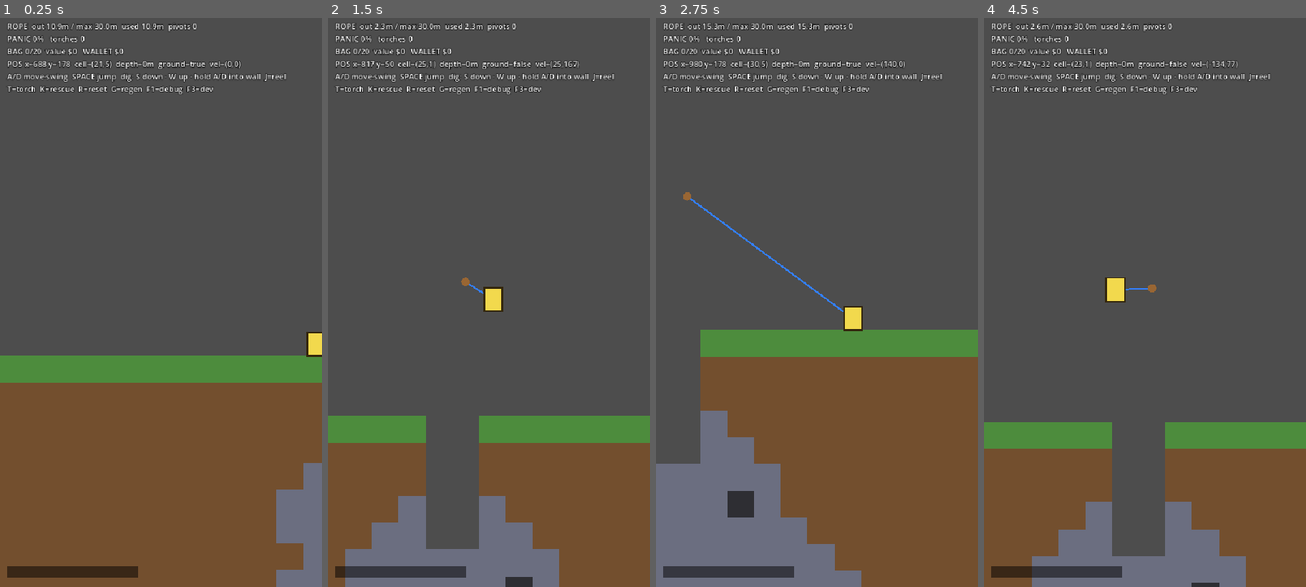
Above: before the commit, frames 1-4 (left to right).
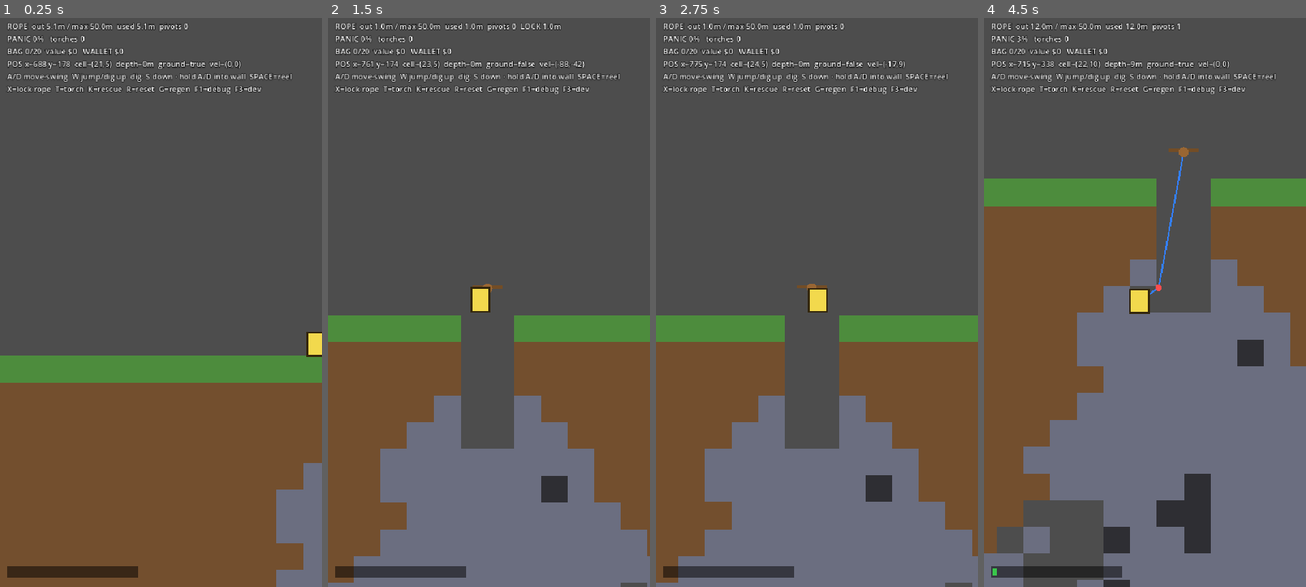
Above: after the commit, the same moments.

Repository: JoaoDobrowolski/inner-miner
Game: Godot game, scene res://scenes/Main.tscn
Same seed, same stepped clock (60 frames per second), same inputs: the game is played once before the commit and once after it.
Inputs (mouse positions are in pixels of both pictures, inside the frame that each line leads up to):
- Up to frame 1 (0.25 s): no input
- Up to frame 2 (1.5 s): tap Enter at 0.5 s; move the mouse to (559, 274) at 0.52 s; hold D 0.53-1.25 s; hold J 0.53-1.25 s; tap X at 0.6 s; click (559, 274) at 0.67 s; tap Space at 0.77, 1.07 s; drag from (424, 330) to (472, 416) at 1.27 s
- Up to frame 3 (2.75 s): move the mouse to (849, 171) at 2.02 s; hold D from 2.03 s (still down); hold Space from 2.03 s (still down); tap X at 2.3 s
- Up to frame 4 (4.5 s): release D at 2.75 s; release Space at 2.75 s; drag from (1128, 416) to (1048, 217) at 2.77 s; move the mouse to (1241, 387) at 3.52 s; hold A 3.53-4.25 s; hold J 3.53-4.25 s; tap Space at 3.77, 3.8, 4.07 s; drag from (1048, 217) to (1096, 154) at 4.27 s

The runs differ from the first frame. In frame 1, 1.4% of the frame differs, in the area x 2-91%, y 0-14%; in frame 2, 35%; in frame 3, 30%; in frame 4, 65%, in the area x 0-100%, y 0-100%.

Commit message:
feat: Introduce ore hardness multipliers and refine mining mechanics for depth scaling

Diff:
--- a/scripts/grid_world.gd
+++ b/scripts/grid_world.gd
@@ -98,6 +98,25 @@
 
 static func is_ore_cell(v: int) -> bool:
     return v == Cell.COAL or v == Cell.COPPER or v == Cell.IRON or v == Cell.CRYSTAL
+
+
+# Per-ore hardness multiplier. Kept modest on purpose: depth is the main driver,
+# ore type just adds a small extra cost so richer ore is worth a bit more time.
+const MINE_HARDNESS := {
+    Cell.STONE: 1.0,
+    Cell.COAL: 1.1,
+    Cell.COPPER: 1.2,
+    Cell.IRON: 1.3,
+    Cell.CRYSTAL: 1.45,
+}
+
+# Seconds to break the block at (cx,cy), given the dev base time. Depth ramps the
+# cost gently (2x around 250m, 3x around 500m); ore type applies the small mult.
+func mine_time(cx: int, cy: int, base: float) -> float:
+    var mult: float = MINE_HARDNESS.get(get_cell(cx, cy), 1.0)
+    var depth_m: float = maxf(0.0, (cy - GROUND) * 2.0)
+    var depth_mult := 1.0 + depth_m / 250.0
+    return base * mult * depth_mult
 
 
 # Mine a cell. Returns the cell type that was removed, or -1 if nothing diggable.
--- a/scripts/main.gd
+++ b/scripts/main.gd
@@ -3,7 +3,7 @@
 # Wires the prototype together: world, player, rope, camera, input and HUD.
 
 const PPM := 16.0                   # pixels per meter (cell 32px = 2m), for display only
-const MAX_ROPE_METERS := 30.0
+const MAX_ROPE_METERS := 50.0
 const DEFAULT_ZOOM := 1.4
 const DEFAULT_BAG := 20
 
@@ -59,8 +59,9 @@
 var _prev_piv: Array = []        # previous frame's pivot positions (add/remove diff)
 
 # digging: hold a direction into a solid; it breaks after break_time seconds
-var break_time := 0.5
+var break_time := 0.5              # dev base time; actual time scales by depth + ore (see GridWorld.mine_time)
 var _dig_timer := 0.0
+var _dig_need := 0.0               # seconds needed to break the current target (cached on retarget)
 var _dig_target := Vector2i(-2, -2)
 
 var _spawn := Vector2.ZERO
@@ -74,7 +75,9 @@
     add_child(world)
 
     var sx := int(GridWorld.W / 2)
-    _anchor_pos = Vector2((sx + 0.5) * GridWorld.CELL, 1.0 * GridWorld.CELL)
+    # Winch (future: old man at a windlass) sits at the pit mouth, on the surface,
+    # centered over the 2-wide entry hole -- not floating up in the sky.
+    _anchor_pos = Vector2(sx * GridWorld.CELL, (GridWorld.GROUND - 1) * GridWorld.CELL)
     rope = _make_rope(MAX_ROPE_METERS * PPM)
     panic = PanicSystem.new()
     backpack = Backpack.new()
@@ -197,11 +200,6 @@
     var set_aj: Callable = func(v): player.max_air_jumps = int(v)
     dev_menu.add_slider("Air jumps", 0.0, 5.0, 1.0, get_aj, set_aj)
 
-    # reel hop: 1 mid-air hop while reeling (J), refreshed on a new wall contact
-    var get_rh: Callable = func(): return player.reel_hop_enabled
-    var set_rh: Callable = func(v): player.reel_hop_enabled = v
-    dev_menu.add_toggle("Reel hop", get_rh, set_rh)
-
     var get_hj: Callable = func(): return player.high_jump_enabled
     var set_hj: Callable = func(v): player.high_jump_enabled = v
     dev_menu.add_toggle("High jump 2x", get_hj, set_hj)
@@ -211,24 +209,14 @@
     var set_be: Callable = func(v): block_edit = v
     dev_menu.add_toggle("Block edit LMB/RMB", get_be, set_be)
 
-    # rope penetration probe: logs px depth of any real rope-vs-block crossing
-    var get_pen: Callable = func(): return rope_pen_probe
-    var set_pen: Callable = func(v): rope_pen_probe = v; _pen_armed = true
-    dev_menu.add_toggle("Rope pen probe (log)", get_pen, set_pen)
-
     # pivot linger: ghost released pivots + log pivot add/remove with corner dir
     var get_lg: Callable = func(): return pivot_linger
     var set_lg: Callable = func(v): pivot_linger = v; rope.debug_log = v; _ghosts.clear(); _prev_piv.clear()
     dev_menu.add_toggle("Pivot linger (dbg)", get_lg, set_lg)
 
-    # rope backend A/B: taut polyline vs Verlet chain
-    var get_vl: Callable = func(): return use_verlet
-    var set_vl: Callable = func(v): _set_verlet(v)
-    dev_menu.add_toggle("Verlet rope (A/B)", get_vl, set_vl)
-
     var get_bt: Callable = func(): return break_time
     var set_bt: Callable = func(v): break_time = v
-    dev_menu.add_slider("Break time s", 0.0, 2.0, 0.1, get_bt, set_bt)
+    dev_menu.add_slider("Dig base s", 0.0, 2.0, 0.1, get_bt, set_bt)
 
     dev_menu.add_button_row("Reset to defaults", _dev_reset_defaults, "GOD MODE", _dev_god_mode)
 
@@ -269,7 +257,7 @@
     break_time = 0.5
     player.max_air_jumps = 0
     player.high_jump_enabled = false
-    player.reel_hop_enabled = false
+    player.reel_hop_enabled = true          # reel hop is a base mechanic now
     dev_menu.refresh()
 
 
@@ -290,7 +278,7 @@
 
 
 func _physics_process(delta: float) -> void:
-    rope.reeling = Input.is_physical_key_pressed(KEY_J) and not panicking
+    rope.reeling = Input.is_physical_key_pressed(KEY_SPACE) and not panicking
     if panicking:
         if rope.rewind_step(player, delta):
             _end_panic()
@@ -335,6 +323,8 @@
                 dev_menu.toggle()
             KEY_K:
                 _start_panic()
+            KEY_X:
+                rope.toggle_lock(player)        # lock/unlock rope at current let-out
             KEY_T:
                 _place_torch()
             KEY_G:
@@ -383,8 +373,9 @@
     if target != _dig_target:
         _dig_target = target
         _dig_timer = 0.0
+        _dig_need = world.mine_time(target.x, target.y, break_time)
     _dig_timer += delta
-    if _dig_timer >= break_time:
+    if _dig_timer >= _dig_need:
         # Ore in a full backpack stays in the wall instead of being wasted.
         var tc := world.get_cell(target.x, target.y)
         if GridWorld.is_ore_cell(tc) and backpack.is_full():
@@ -435,14 +426,16 @@
     panicking = true
     player.rewinding = true
     player.velocity = Vector2.ZERO
-    rope.start_rewind()
+    # Smooth exit instead of a teleport: climb the rope to the winch at the pit
+    # mouth, then slide along the surface to the spawn spot beside the shaft.
+    rope.start_rewind([_spawn])
 
 
 func _end_panic() -> void:
     panicking = false
     emergency = false
     player.rewinding = false
-    player.position = _spawn                 # land on solid ground, not over the open shaft
+    player.position = _spawn                 # safety: rewind already ends here (smooth exit)
     player.velocity = Vector2.ZERO
     panic.value = 0.0
     rope.pivots.clear()
@@ -473,8 +466,9 @@
 func _update_hud() -> void:
     var used_m: float = rope.used_length(player.position) / PPM
     var status := ("[ EMERGENCY RESCUE ]" if emergency else ("[ RESCUE ]" if panicking else ""))
-    hud.text = "ROPE  out %.1fm / max %.1fm  used %.1fm  pivots %d\n" % [
-        rope.rope_out / PPM, rope.max_length / PPM, used_m, rope.pivots.size()]
+    var lock_str := "  LOCK %.1fm" % (rope.lock_length / PPM) if rope.locked else ""
+    hud.text = "ROPE  out %.1fm / max %.1fm  used %.1fm  pivots %d%s\n" % [
+        rope.rope_out / PPM, rope.max_length / PPM, used_m, rope.pivots.size(), lock_str]
     hud.text += "PANIC %d%%   torches %d   %s\n" % [int(panic.value), torches.size(), status]
     var bag_warn := "  [FULL]" if backpack.is_full() else ""
     hud.text += "BAG %d/%d  value $%d%s   WALLET $%d\n" % [backpack.count(), backpack.capacity, backpack.value(), bag_warn, wallet]
@@ -485,10 +479,13 @@
     hud.text += "POS x=%.0f y=%.0f  cell=(%d,%d)  depth=%.0fm  ground=%s  vel=(%.0f,%.0f)\n" % [
         player.position.x, player.position.y, pc.x, pc.y, depth_m,
         str(player.on_ground), player.velocity.x, player.velocity.y]
-    hud.text += "A/D move·swing  SPACE jump  dig: S down · W up · hold A/D into wall  J=reel  T=torch  K=rescue  R=reset  G=regen  F1=debug  F3=dev"
+    hud.text += "A/D move·swing  W jump/dig up  dig: S down · hold A/D into wall  SPACE=reel  X=lock rope  T=torch  K=rescue  R=reset  G=regen  F1=debug  F3=dev"
 
     var f := clampf(panic.value / 100.0, 0.0, 1.0)
-    panic_overlay.color.a = f * 0.45
+    # Screen distortion (red vignette) only kicks in past the halfway mark; the
+    # bottom-left bar still shows the true 0-100% value.
+    var vis := clampf((f - 0.5) / 0.5, 0.0, 1.0)
+    panic_overlay.color.a = vis * 0.45
     panic_fill.offset_right = panic_fill.offset_left + 216.0 * f
     panic_fill.color = Color(0.2, 0.8, 0.3).lerp(Color(0.9, 0.1, 0.1), f)
 
@@ -664,7 +661,10 @@
     for i in range(pts.size() - 1):
         draw_line(pts[i], pts[i + 1], Color(0.20, 0.50, 1.0), 2.0)
 
-    draw_circle(rope.anchor, 5.0, Color(0.60, 0.40, 0.20))   # winch
+    # winch at the pit mouth: a support bar across the hole + the drum (placeholder
+    # for the old man at a windlass)
+    draw_line(rope.anchor + Vector2(-18, -2), rope.anchor + Vector2(18, -2), Color(0.45, 0.30, 0.15), 4.0)
+    draw_circle(rope.anchor, 6.0, Color(0.60, 0.40, 0.20))   # winch drum
     if not use_verlet:
         for p in rope.pivots:
             draw_circle(p["pos"], 4.0, Color(1.0, 0.30, 0.30))   # wrap corners
@@ -680,10 +680,10 @@
                     HORIZONTAL_ALIGNMENT_LEFT, -1, 13, Color(0.3, 0.95, 1.0, a))
 
     # dig progress feedback on the targeted block
-    if _dig_target.x >= 0 and _dig_timer > 0.0 and break_time > 0.0:
+    if _dig_target.x >= 0 and _dig_timer > 0.0 and _dig_need > 0.0:
         var dc := GridWorld.CELL
         var r := Rect2(_dig_target.x * dc, _dig_target.y * dc, dc, dc)
-        var prog := clampf(_dig_timer / break_time, 0.0, 1.0)
+        var prog := clampf(_dig_timer / _dig_need, 0.0, 1.0)
         draw_rect(r, Color(1, 1, 1, 0.12), true)
         draw_rect(Rect2(r.position, Vector2(dc * prog, 5)), Color(1.0, 0.9, 0.3, 0.9), true)
 
--- a/scripts/player.gd
+++ b/scripts/player.gd
@@ -20,10 +20,8 @@
 # Dev-toggleable abilities (off by default; flipped from the dev menu).
 var max_air_jumps := 0              # air jumps (dev-only; 0 = base game, single ground jump)
 var high_jump_enabled := false      # ~2x jump height (height scales with v^2)
-var reel_hop_enabled := false       # dev: 1 mid-air hop while reeling, refreshed on new contact
+var reel_hop_enabled := true        # base mechanic: tap W mid-air while reeling (SPACE) to hop
 var _air_jumps_used := 0
-var _reel_hop_available := false    # the reel-hop charge (granted on a new solid contact)
-var _was_touching := false          # touched a solid last frame (for edge-triggered refresh)
 
 var world: GridWorld
 var rope                            # Rope or RopeVerlet (duck-typed: same surface)
@@ -77,17 +75,11 @@
         velocity = Vector2.ZERO
         rope.restore()
 
-    # Reel-hop charge: refresh only on a NEW solid contact (edge-triggered) so it
-    # can't be spammed while hugging a wall in a tight shaft. Spent in _try_jump.
-    var touching := _touching_solid()
-    if touching and not _was_touching:
-        _reel_hop_available = true
-    _was_touching = touching
-
 
 func _unhandled_input(event: InputEvent) -> void:
     if event is InputEventKey and event.pressed and not event.echo:
-        if event.physical_keycode == KEY_SPACE or event.physical_keycode == KEY_W:
+        # W jumps (and also digs up). SPACE is the reel key now, not a jump.
+        if event.physical_keycode == KEY_W:
             _try_jump()
 
 
@@ -103,11 +95,10 @@
         velocity.y = jv
         _air_jumps_used += 1
         return
-    # reel hop (dev): one mid-air hop while being reeled; the charge is regained
-    # only by touching a new wall/corner (see the edge-triggered refresh above).
-    if reel_hop_enabled and rope.reeling and _reel_hop_available:
+    # reel hop: while reeling (holding SPACE), a W tap kicks off a mid-air hop.
+    # Key-repeat is filtered (not event.echo), so one tap = one hop -- no held spam.
+    if reel_hop_enabled and rope.reeling:
         velocity.y = jv
-        _reel_hop_available = false
 
 
 func _read_horizontal(delta: float) -> void:
@@ -187,22 +178,6 @@
     var lx := floori((position.x - he.x + 1.0) / c)
     var rx := floori((position.x + he.x - 1.0) / c)
     return world.is_solid(lx, cy) or world.is_solid(rx, cy)
-
-
-# True if a solid sits within a couple px of the player's box on any side
-# (floor, ceiling or wall). Used to grant the reel-hop charge on contact.
-func _touching_solid() -> bool:
-    var c := GridWorld.CELL
-    var pad := 1.5
-    var minx := floori((position.x - he.x - pad) / c)
-    var maxx := floori((position.x + he.x + pad) / c)
-    var miny := floori((position.y - he.y - pad) / c)
-    var maxy := floori((position.y + he.y + pad) / c)
-    for cy in range(miny, maxy + 1):
-        for cx in range(minx, maxx + 1):
-            if world.is_solid(cx, cy):
-                return true
-    return false
 
 
 # Push the player out of any solid it overlaps, along the axis of least
--- a/scripts/rope.gd
+++ b/scripts/rope.gd
@@ -19,6 +19,11 @@
 var reel_speed := 220.0
 var rewind_speed := 1000.0
 var reeling := false
+
+# Manual lock (X): cap how much rope can be let out below max_length, so the player
+# can hang at a chosen depth (e.g. 40m on a 50m rope). Reeling ratchets the lock down.
+var locked := false
+var lock_length := 0.0
 
 var _rewind_targets: Array = []
 
@@ -73,20 +78,31 @@
 
 # --- per-frame constraint (called by the player after it moves) -------------
 
+# Lock the rope at its current let-out (X), or release it back to max. Locking
+# freezes payout so the player hangs at this length; releasing restores max_length.
+func toggle_lock(player) -> void:
+    locked = not locked
+    if locked:
+        lock_length = clampf(maxf(rope_out, used_length(player.position)), min_out, max_length)
+
+
 func constrain(player, delta: float) -> void:
     _update_wrap(player.position)
 
     var used := used_length(player.position)
+    var cap := lock_length if locked else max_length
 
     # rope_out is always relative to the player's current position (no drift).
     if reeling:
         rope_out = max(used - reel_speed * delta, min_out)
+        if locked:
+            lock_length = clampf(min(lock_length, rope_out), min_out, max_length)  # ratchet down
     elif player.on_ground:
-        rope_out = min(used, max_length)
+        rope_out = min(used, cap)
     elif used > rope_out:
-        rope_out = min(used, max_length)
-
-    rope_out = clampf(rope_out, 0.0, max_length)
+        rope_out = min(used, cap)
+
+    rope_out = clampf(rope_out, 0.0, cap)
     _limit_to_budget(player, rope_out)
 
 
@@ -279,11 +295,16 @@
 
 # --- panic rescue: rewind along the exact path (unwrap then climb) ----------
 
-func start_rewind() -> void:
+func start_rewind(extra_exit: Array = []) -> void:
+    locked = false                              # a rescue overrides any manual lock
     _rewind_targets.clear()
     for i in range(pivots.size() - 1, -1, -1):
         _rewind_targets.append(pivots[i]["pos"])
     _rewind_targets.append(anchor)
+    # Extra waypoints (e.g. slide along the surface, step down beside the shaft)
+    # so the climb-out reads smoothly instead of snapping at the winch.
+    for p in extra_exit:
+        _rewind_targets.append(p)
 
 
 func rewind_step(player, delta: float) -> bool:
--- a/scripts/rope_verlet.gd
+++ b/scripts/rope_verlet.gd
@@ -21,6 +21,11 @@
 var debug_log := false
 var pivots: Array = []              # interface stub (always empty; Verlet has no pivots)
 
+# Manual lock parity with Rope (X key). Verlet has no smooth-exit waypoints, but the
+# lock/HUD/rescue interface must match so the backend stays swappable.
+var locked := false
+var lock_length := 0.0
+
 # --- feel tunables ---------------------------------------------------------
 var point_count := 36
 var iterations := 24
@@ -109,13 +114,16 @@
         _init_chain(ppos)               # self-heal if a restore() left the chain empty
 
     var used := used_length(ppos)
+    var cap := lock_length if locked else max_length
     if reeling:
         rope_out = max(rope_out - reel_speed * delta, min_out)
+        if locked:
+            lock_length = clampf(min(lock_length, rope_out), min_out, max_length)  # ratchet down
     elif player.on_ground:
-        rope_out = min(used, max_length)
+        rope_out = min(used, cap)
     elif used > rope_out:
-        rope_out = min(used, max_length)
-    rope_out = clampf(rope_out, min_out, max_length)
+        rope_out = min(used, cap)
+    rope_out = clampf(rope_out, min_out, cap)
 
     # Leash: the rope only acts at its LIMIT. Within reach the player moves under
     # its own physics with NO drag; only when fully extended does it clamp + kill
@@ -279,8 +287,15 @@
 
 
 # --- panic rescue: reel the player up toward the anchor ---------------------
-func start_rewind() -> void:
-    pass                                            # nothing to precompute; reel below
+func toggle_lock(player) -> void:
+    locked = not locked
+    if locked:
+        lock_length = clampf(maxf(rope_out, used_length(player.position)), min_out, max_length)
+
+
+func start_rewind(_extra_exit: Array = []) -> void:
+    locked = false                                  # a rescue overrides any manual lock
+    # Verlet rewind just reels straight to the winch; exit waypoints aren't modeled.
 
 func rewind_step(player, delta: float) -> bool:
     player.velocity = Vector2.ZERO
